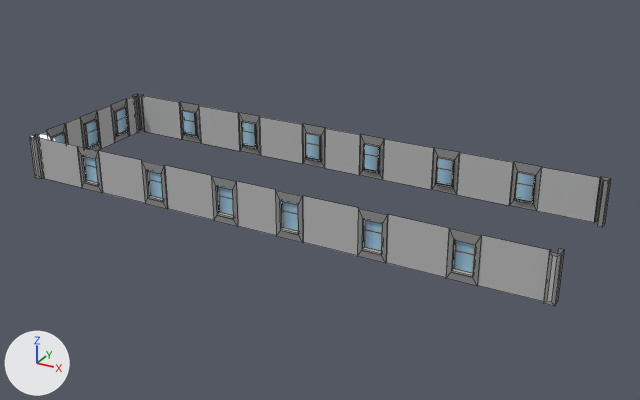
One commit to the FBX model Assets/fbxStorage/Buildings/Small4/BuildingSmall4_3.fbx: the scene before it, then after it.
Camera for both pictures: a camera (50 mm lens) standing at (44.5, -77.1, 38.9) and looking at (2.1, 0.1, 0.3). Arrows for +X, +Y and +Z are at lower left; the lights stay in place. Mesh edges are drawn as thin lines. Vertices at the same position are counted once.

The first picture shows 'BuildingSmall4_3'.
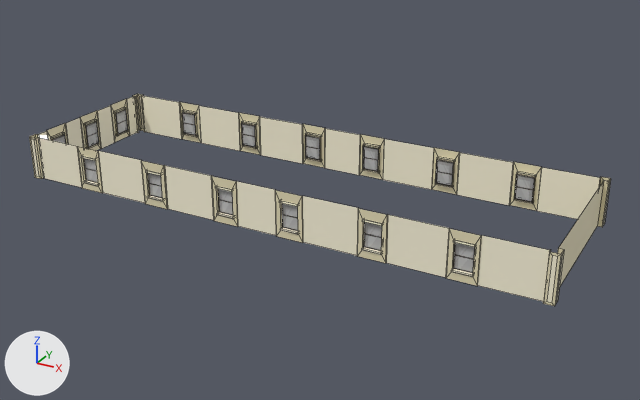
Changed parts and their boxes (x1, y1, x2, y2) in the pictures (640 x 400 px):
part 1 of me_plane_048, built on: before (38, 102, 536, 286); after (38, 102, 604, 288)
part 2 of me_plane_048, recoloured: (32, 96, 610, 302) in both
part 3 of me_plane_048, recoloured (grey to beige): (29, 94, 611, 306) in both

What changed in the scene script:
```text
Add img_windows2_tex_png:
    img_windows2_tex_png = load_image('Windows2_Tex.png', '../../../Textures/Windows2_Tex.png', 2048, 3665, 'sRGB')
Add mat_concrete3_mat:
    mat_concrete3_mat = principled_material('Concrete3_Mat')
    mat_concrete3_mat.base_color = (0.814, 0.741, 0.495)  # beige #e9dfbb
Add mat_windows2_mat:
    mat_windows2_mat = principled_material('Windows2_Mat')
    mat_windows2_mat.texture = img_windows2_tex_png
Add mat_concrete1_mat:
    mat_concrete1_mat = principled_material('Concrete1_Mat')
    mat_concrete1_mat.base_color = (1.0, 0.941, 0.735)  # white #fff8df
    mat_concrete1_mat.roughness = 0.0
Change me_plane_048:
    used by ob_buildingsmall4_3; location = (0.0, 0.0, 0.0)
    remove me_plane_048.from_pydata(...)  # 449 vertices, 306 faces; spans x -30.3..30.3, y -9.5..9.5, z 0.0..5.0
    add me_plane_048.from_pydata(...)  # 573 vertices, 352 faces; spans x -30.3..30.3, y -9.5..9.5, z 0.0..5.0
    me_plane_048 part 1
    62 faces are deleted
    34 vertices are added at x -30.0..23.3, y -9.2..9.2, z 0.0..5.0
    30 new vertices lie (0.0, 0.0, 2.8) away from vertices in x -29.8..22.8, y -9.0..9.0, z 1.0
    24 new vertices lie (0.0, -0.4, 0.0) away from vertices in x -22.8..22.8, y -9.0, z 3.8..4.0
    24 new vertices lie (0.0, 0.4, 0.0) away from vertices in x -22.8..22.8, y 9.0, z 3.8..4.0
    12 new vertices lie (-0.4, 0.0, 0.0) away from vertices in x -29.8, y -6.5..6.5, z 3.8..4.0
    15 new faces join them, mat_windows2_mat (picture img_windows2_tex_png)
    76 new faces join them, mat_concrete1_mat (white #fff8df)
    17 new faces join them, mat_concrete3_mat (beige #e9dfbb)
    me_plane_048 part 2: 100 faces spanning x -30.3..30.3, y -9.5..9.5, z 0.0..5.0 switch from mat_a_location (picture img_a_location_tex_jpg) to mat_concrete1_mat (white #fff8df)
    me_plane_048 part 3: 144 faces spanning x -30.3..30.3, y -9.5..9.5, z 0.0..5.0 switch from mat_a_location (picture img_a_location_tex_jpg) to mat_concrete3_mat (beige #e9dfbb)
    add me_plane_048.materials.append(mat_windows2_mat)  # picture img_windows2_tex_png
```
